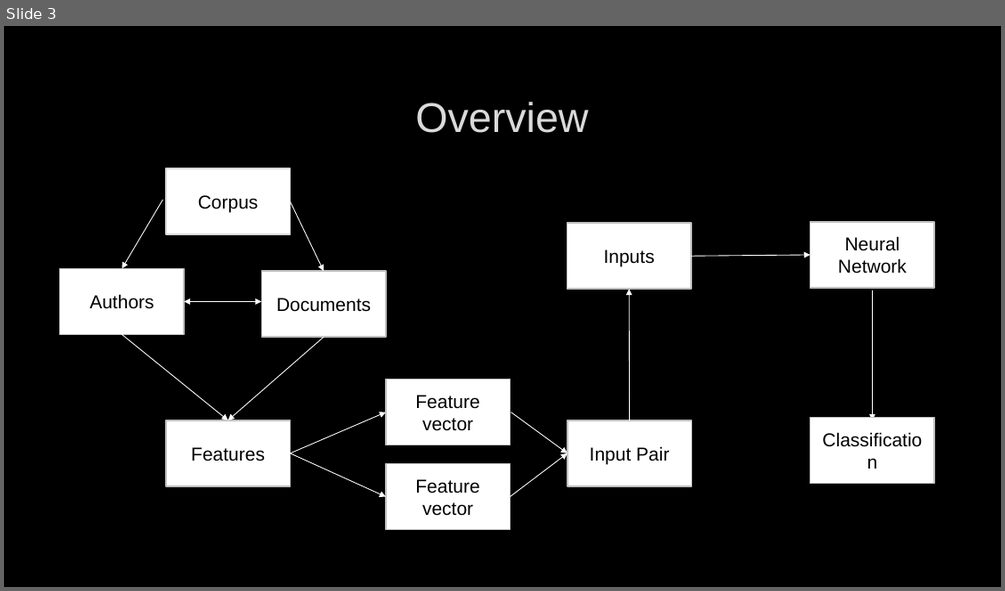
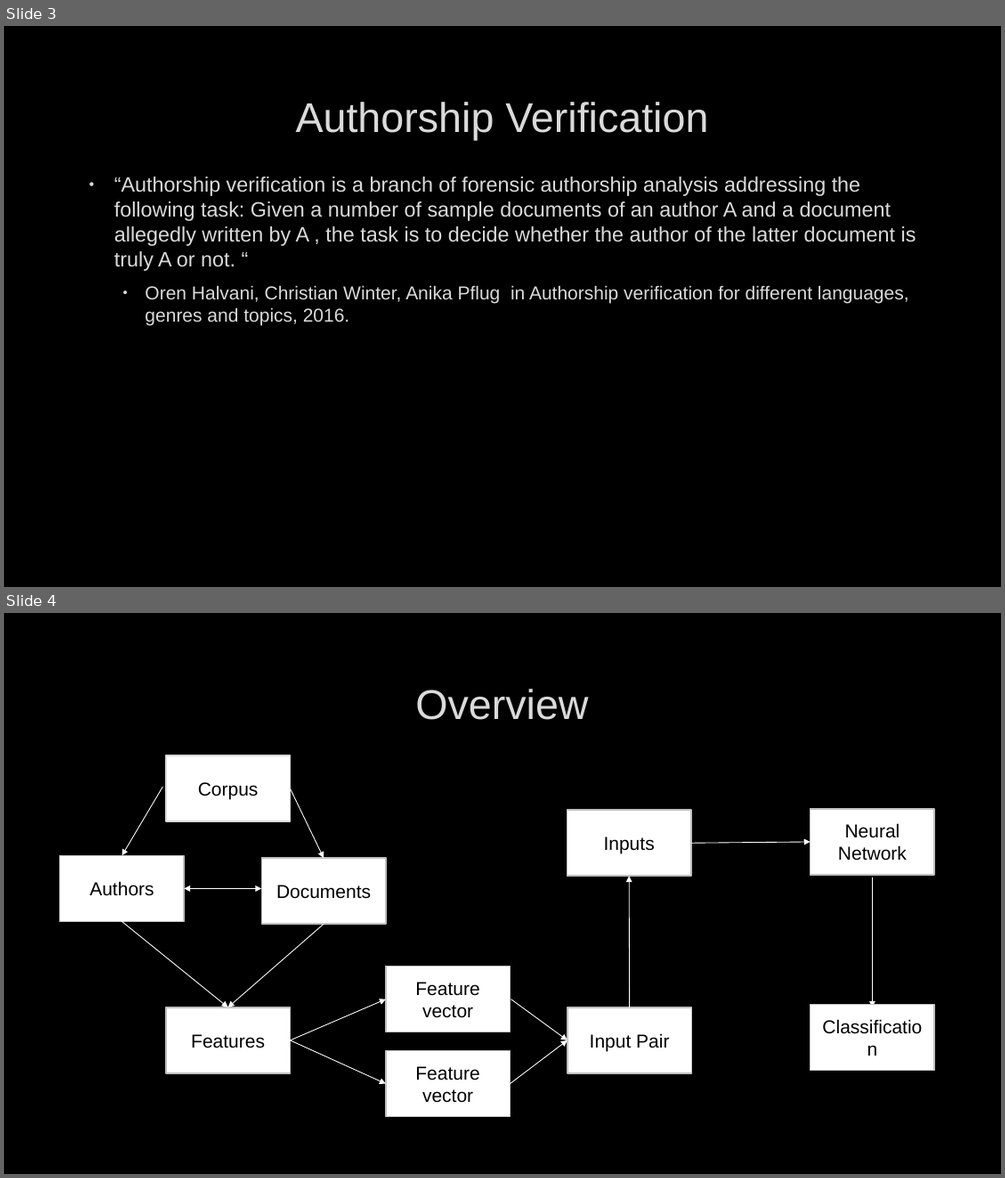
Before and after one commit to BradySheehan/Authorship_Verification, a slide deck: ai_project_presentation.pptx. Shown one above the other, each under a label of ours: slide 3 before the commit, slides 3 and 4 after it. The pictures are 1005x591 and 1005x1178 pixels, drawn with LibreOffice and Linux fonts; fonts in the diff are those of the drawing; background and template pictures are left out. Boxes give left, top, right and bottom in pixels: in the first picture for what was removed or moved away, otherwise in the second. Text is boxed around its words. In the diff, an @@ line names an element or a change of style, - is before the commit and + after.

```diff
--- a/ai_project_presentation.pptx
+++ b/ai_project_presentation.pptx
@@ slide 3 added at (x1=4, y1=26, x2=1001, y2=587), background picture (left out) @@
@@ title added at (x1=296, y1=102, x2=708, y2=140), 40 pt, text #DADADA @@
+Authorship Verification
@@ text added at (x1=114, y1=176, x2=916, y2=326), 20 pt, text #DADADA @@
+• “Authorship verification is a branch of forensic authorship analysis addressing the following task: Given a number of sample documents of an author A and a document allegedly written by A , the task is to decide whether the author of the latter document is truly A or not. “
+  • Oren Halvani, Christian Winter, Anika Pflug in Authorship verification for different languages, genres and topics, 2016.
@@ what was slide 3 is now slide 4 @@
```
Also in this commit, not shown: 1 other slide added, 1 slide removed.
